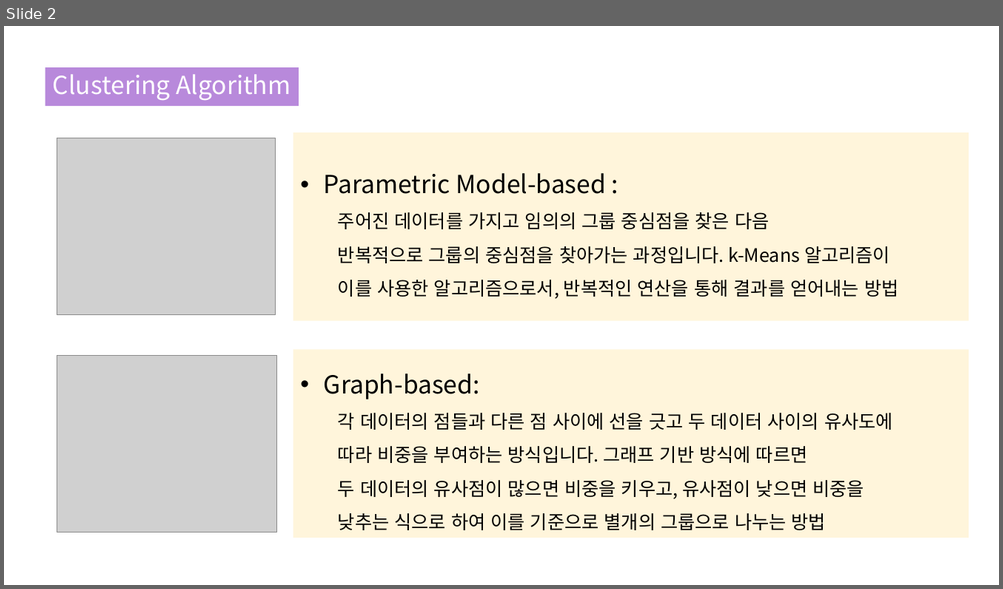
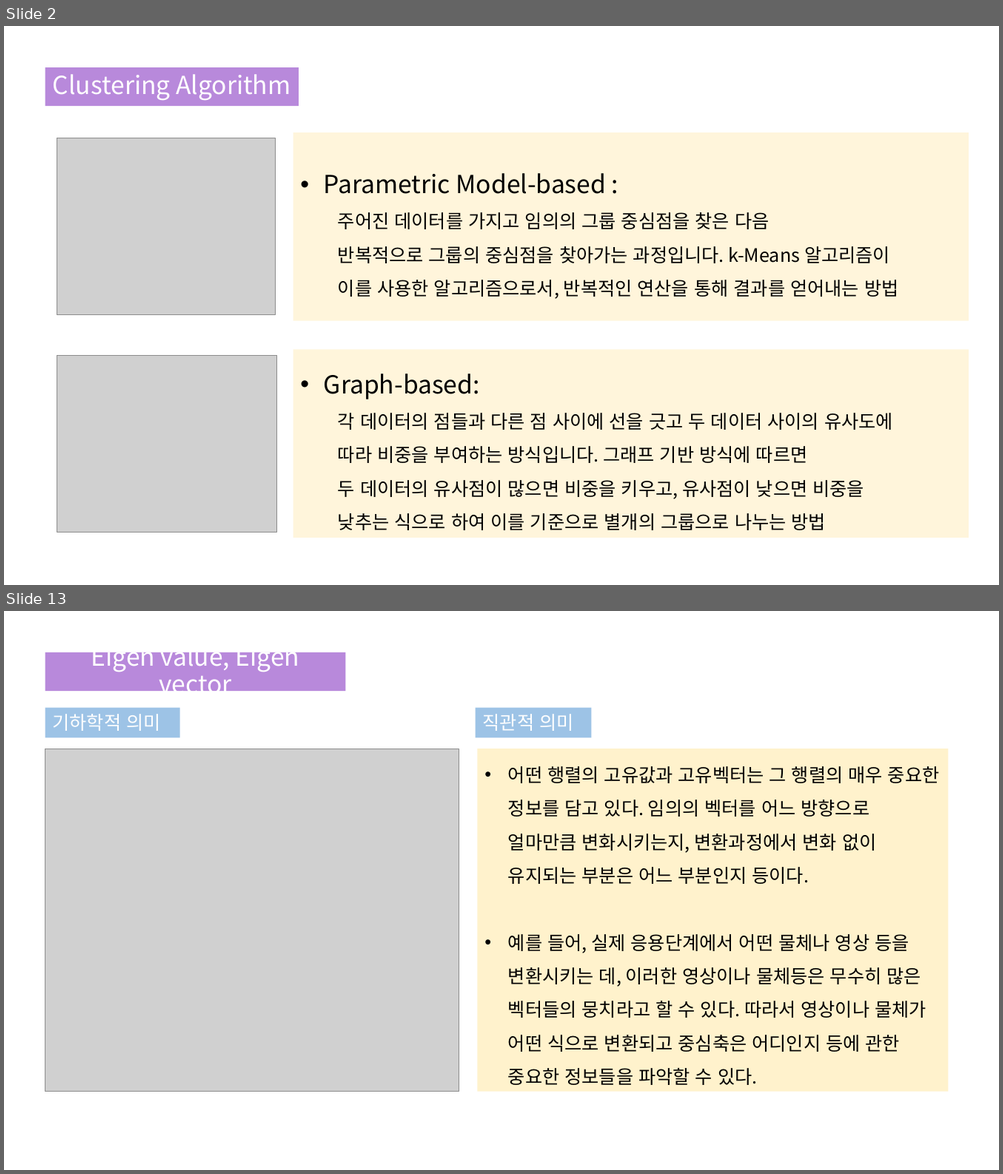
Before and after one commit to Blockhead4/Python-Project, a slide deck: Purrsong/Spectral Clustering_190822.pptx. Shown one above the other, each under a label of ours: slide 2 before the commit, slides 2 and 13 after it; the slides between them are not shown. The pictures are 1003x589 and 1003x1174 pixels, drawn with LibreOffice and Linux fonts; fonts in the diff are those of the drawing; grey boxes stand for pictures. Boxes give left, top, right and bottom in pixels: in the first picture for what was removed or moved away, otherwise in the second. Text is boxed around its words. In the diff, an @@ line names an element or a change of style, - is before the commit and + after.

```diff
--- a/Purrsong/Spectral Clustering_190822.pptx
+++ b/Purrsong/Spectral Clustering_190822.pptx
@@ slide 13 added at [4,611,999,1170], background #FFFFFF @@
@@ rectangle added at [45,652,345,692], fill #B889DB, 24 pt, text #FFFFFF @@
+Eigen value, Eigen vector
@@ rectangle added at [45,708,180,738], fill #9DC3E6, 18 pt, text #FFFFFF @@
+기하학적 의미
@@ rectangle added at [475,708,591,738], fill #9DC3E6, 18 pt, text #FFFFFF @@
+직관적 의미
@@ picture added at [45,749,458,1092] @@
@@ rectangle added at [477,749,948,1092], fill #FFF2CC, 18 pt, text #000000 @@
+• 어떤 행렬의 고유값과 고유벡터는 그 행렬의 매우 중요한 정보를 담고 있다. 임의의 벡터를 어느 방향으로 얼마만큼 변화시키는지, 변환과정에서 변화 없이 유지되는 부분은 어느 부분인지 등이다.
+• 예를 들어, 실제 응용단계에서 어떤 물체나 영상 등을 변환시키는 데, 이러한 영상이나 물체등은 무수히 많은 벡터들의 뭉치라고 할 수 있다. 따라서 영상이나 물체가 어떤 식으로 변환되고 중심축은 어디인지 등에 관한 중요한 정보들을 파악할 수 있다.
```
Also in this commit, not shown: 4 slides changed, 12 other slides added, 1 slide removed.
